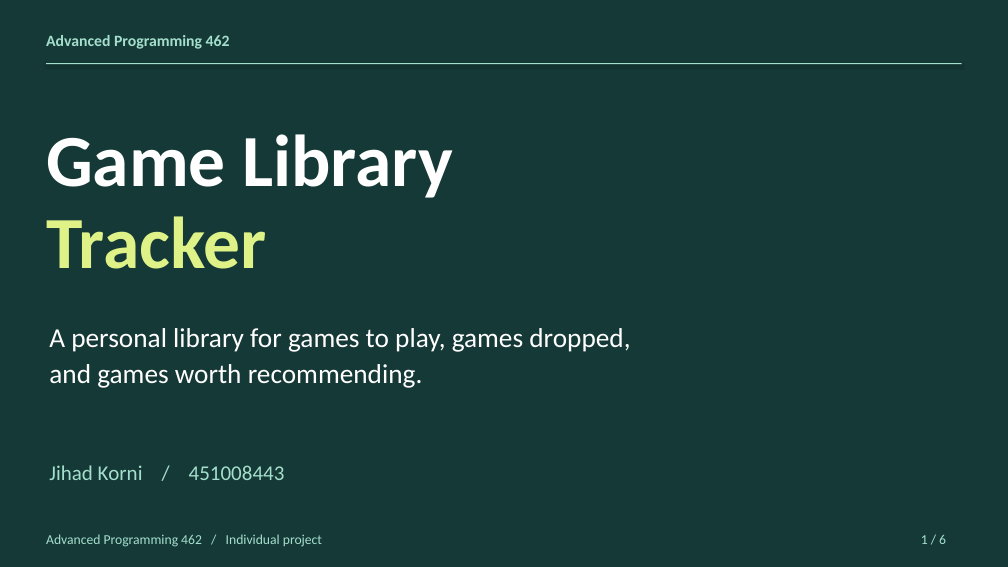
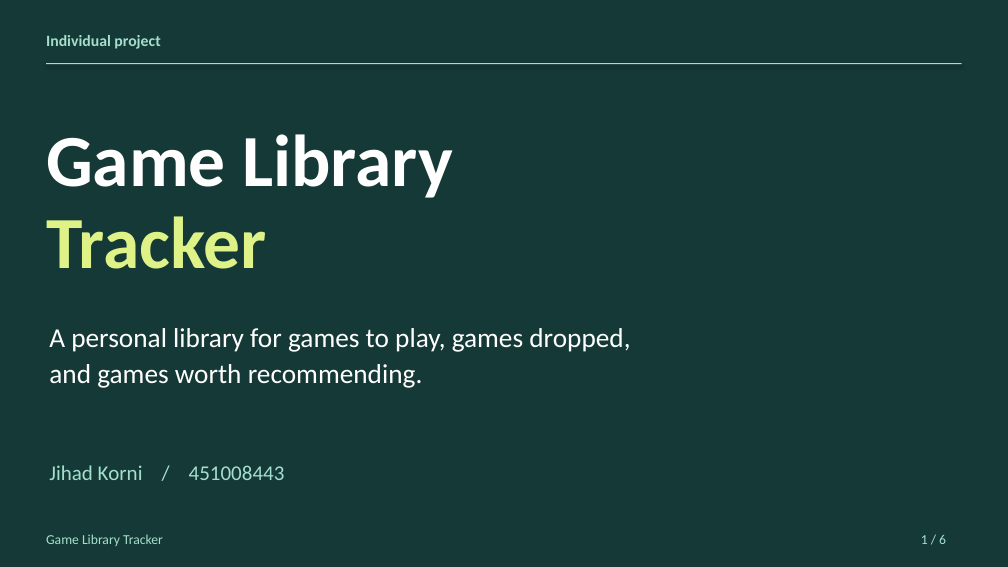
Before and after one commit to JehadKo/Library_tracker, a slide deck: slide 1 of Game_Library_Tracker.pptx. Drawn at 1008x567 pixels with LibreOffice and Linux fonts; fonts in the diff are those of the drawing. Boxes give left, top, right and bottom in pixels: in the first picture for what was removed or moved away, otherwise in the second. Text is boxed around its words. In the diff, an @@ line names an element or a change of style, - is before the commit and + after.

```diff
--- a/Game_Library_Tracker.pptx
+++ b/Game_Library_Tracker.pptx
@@ text at (x1=46, y1=35, x2=160, y2=49): text changed @@
-Advanced Programming 462
+Individual project
@@ text at (x1=46, y1=534, x2=163, y2=546): text changed @@
-Advanced Programming 462 / Individual project
+Game Library Tracker
```
Also in this commit, not shown: 5 other slides changed, 3 other files.
